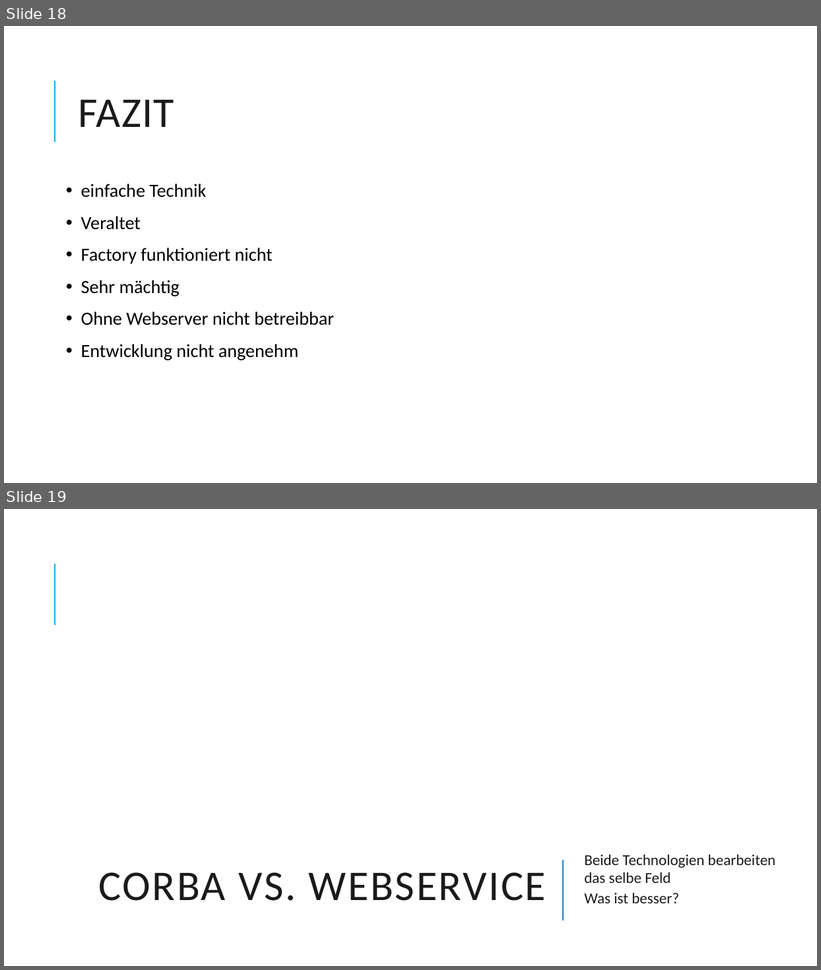
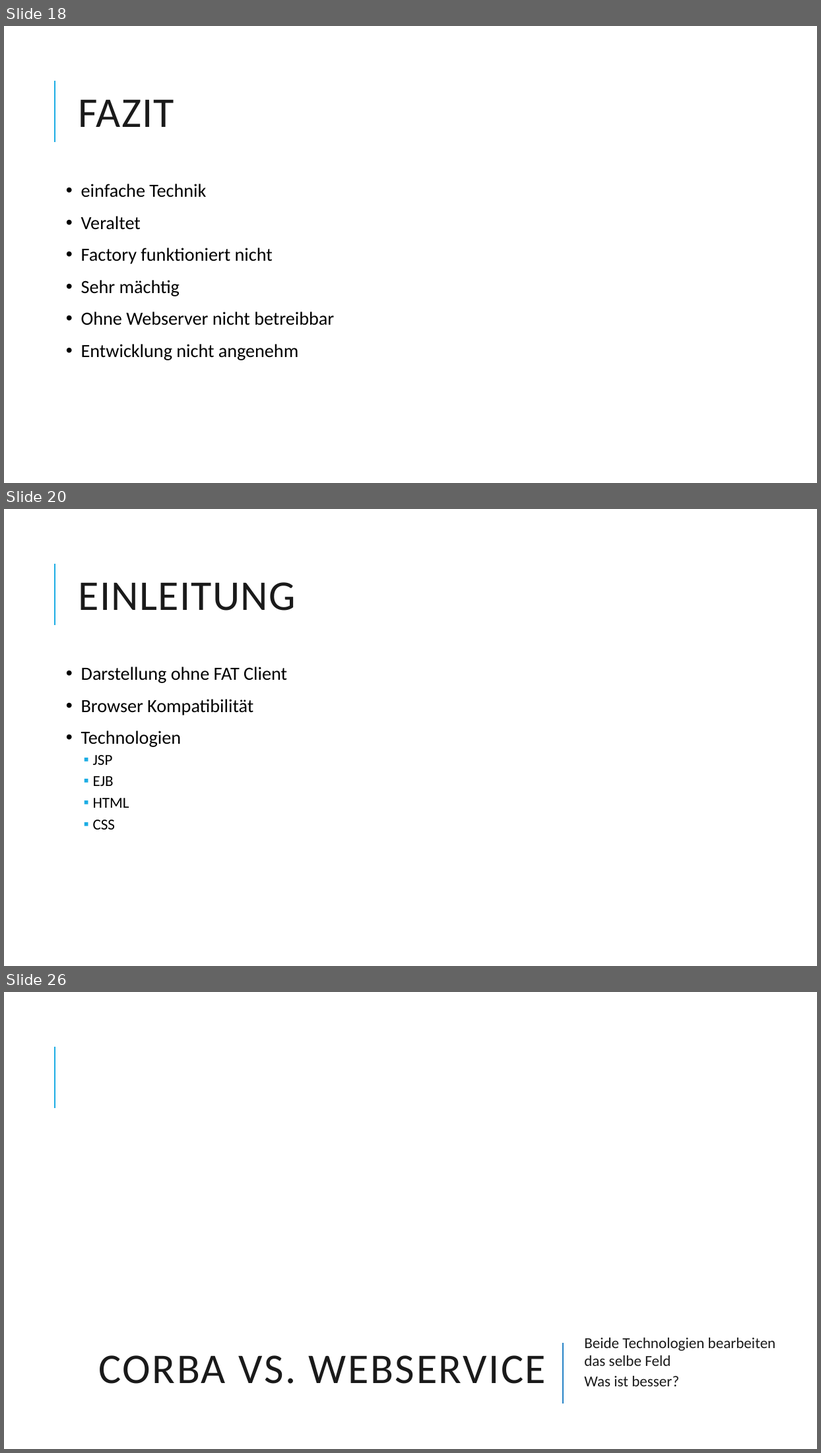
Before and after one commit to Dabjazz/SportsClubManager, a slide deck: Presentation/Presentation.pptx. Shown one above the other, each under a label of ours: slides 18 and 19 before the commit, slides 18, 20 and 26 after it; the slides between them are not shown. The pictures are 821x970 and 821x1453 pixels, drawn with LibreOffice and Linux fonts; fonts in the diff are those of the drawing; background and template pictures are left out. Boxes give left, top, right and bottom in pixels: in the first picture for what was removed or moved away, otherwise in the second. Text is boxed around its words. In the diff, an @@ line names an element or a change of style, - is before the commit and + after.

```diff
--- a/Presentation/Presentation.pptx
+++ b/Presentation/Presentation.pptx
@@ slide 20 added at (4, 509, 817, 966), background #FFFFFF; not listed: 1 template element that a slide beside it also shows @@
@@ title added at (79, 582, 296, 611), 50 pt, text #1A1A1A @@
+EINLEITUNG
@@ text added at (81, 667, 287, 830), 22 pt, text #000000 @@
+• Darstellung ohne FAT Client
+• Browser Kompatibilität
+• Technologien
+  ▪ JSP
+  ▪ EJB
+  ▪ HTML
+  ▪ CSS
@@ what was slide 19 is now slide 26 @@
```
Also in this commit, not shown: 6 other slides added.
